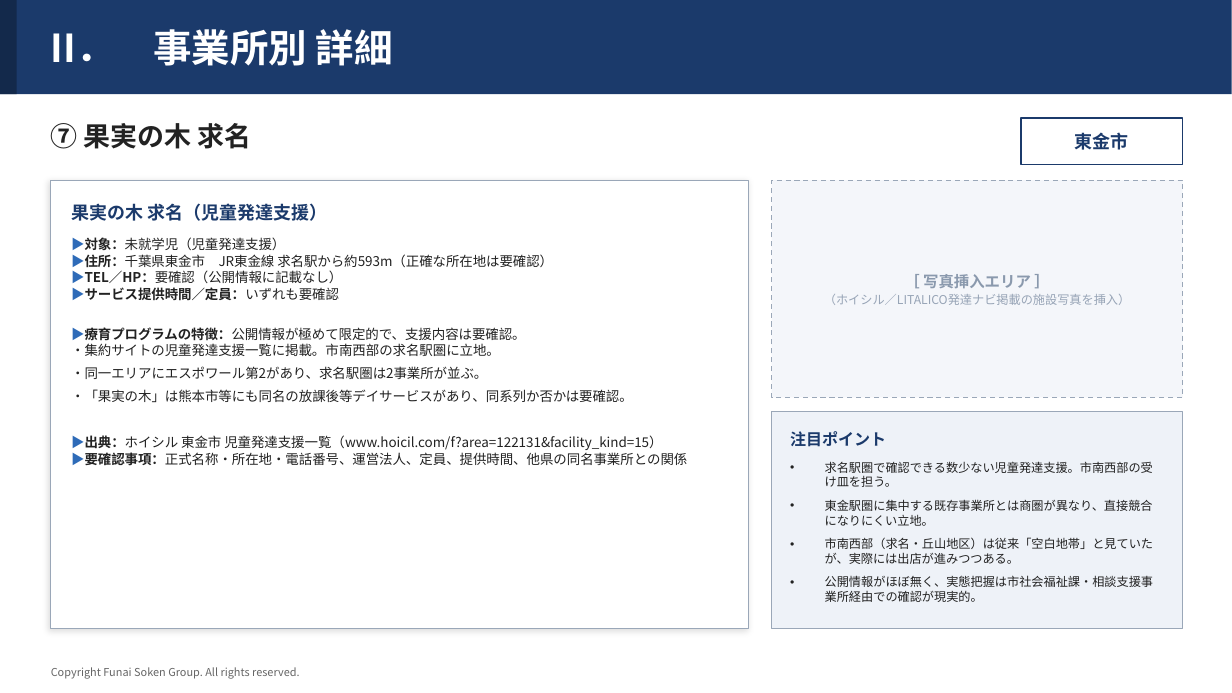
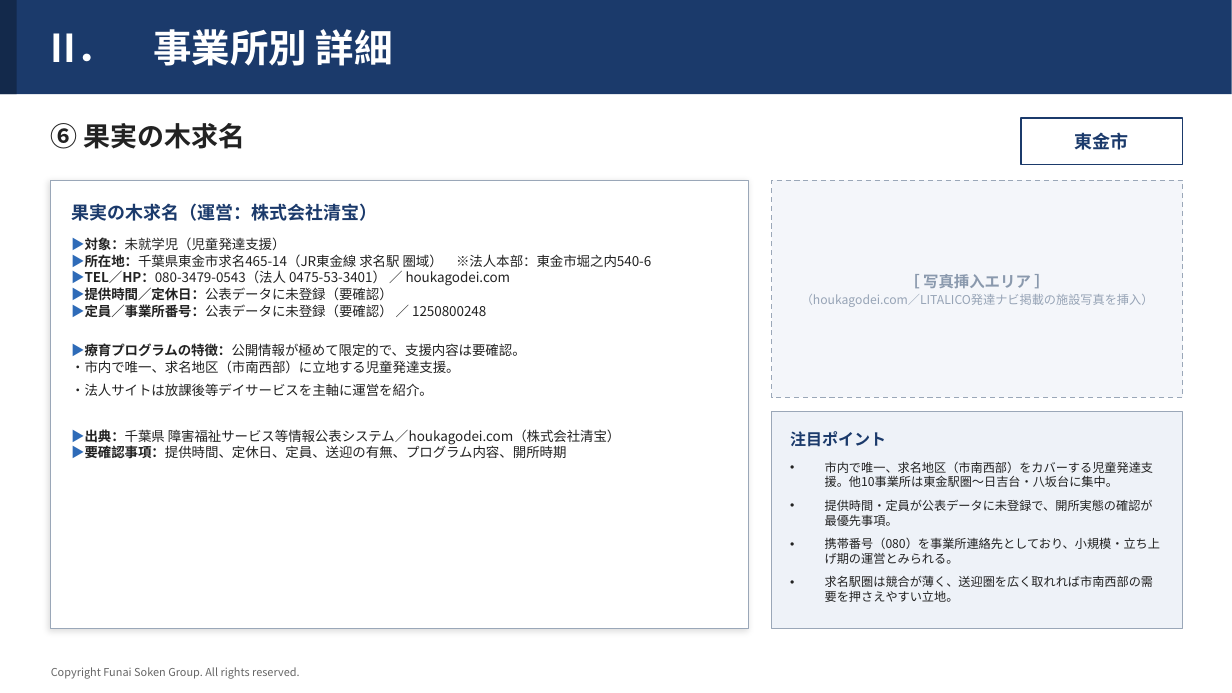
Before and after one commit to efejdjeifienfneafnwaj/-, a slide deck: slide 8 of 東金市_児童発達支援_事業所調査.pptx (slide 9 before the commit). Drawn at 1232x693 pixels with LibreOffice and Linux fonts; fonts in the diff are those of the drawing. Boxes give left, top, right and bottom in pixels: in the first picture for what was removed or moved away, otherwise in the second. Text is boxed around its words. In the diff, an @@ line names an element or a change of style, - is before the commit and + after.

```diff
--- a/東金市_児童発達支援_事業所調査.pptx
+++ b/東金市_児童発達支援_事業所調査.pptx
@@ text at [51, 123, 246, 149]: text changed @@
-⑦ 果実の木 求名
+⑥ 果実の木求名
@@ text at [71, 203, 377, 221]: text changed @@
-果実の木 求名（児童発達支援）
+果実の木求名（運営：株式会社清宝）
@@ text at [71, 254, 651, 318]: text changed @@
-▶住所：千葉県東金市 JR東金線 求名駅から約593m（正確な所在地は要確認）
-▶TEL／HP：要確認（公開情報に記載なし）
-▶サービス提供時間／定員：いずれも要確認
+▶所在地：千葉県東金市求名465-14（JR東金線 求名駅 圏域） ※法人本部：東金市堀之内540-6
+▶TEL／HP：080-3479-0543（法人 0475-53-3401） ／ houkagodei.com
+▶提供時間／定休日：公表データに未登録（要確認）
+▶定員／事業所番号：公表データに未登録（要確認） ／ 1250800248
@@ text in rectangle at [801, 294, 1154, 307]: text changed @@
-（ホイシル／LITALICO発達ナビ掲載の施設写真を挿入）
+（houkagodei.com／LITALICO発達ナビ掲載の施設写真を挿入）
@@ text at [71, 360, 621, 459]: text changed @@
-・集約サイトの児童発達支援一覧に掲載。市南西部の求名駅圏に立地。
-・同一エリアにエスポワール第2があり、求名駅圏は2事業所が並ぶ。
-・「果実の木」は熊本市等にも同名の放課後等デイサービスがあり、同系列か否かは要確認。
-▶出典：ホイシル 東金市 児童発達支援一覧（www.hoicil.com/f?area=122131&facility_kind=15）
-▶要確認事項：正式名称・所在地・電話番号、運営法人、定員、提供時間、他県の同名事業所との関係
+・市内で唯一、求名地区（市南西部）に立地する児童発達支援。
+・法人サイトは放課後等デイサービスを主軸に運営を紹介。
+▶出典：千葉県 障害福祉サービス等情報公表システム／houkagodei.com（株式会社清宝）
+▶要確認事項：提供時間、定休日、定員、送迎の有無、プログラム内容、開所時期
@@ text at [825, 461, 1160, 602]: text changed @@
-• 求名駅圏で確認できる数少ない児童発達支援。市南西部の受け皿を担う。
-• 東金駅圏に集中する既存事業所とは商圏が異なり、直接競合になりにくい立地。
-• 市南西部（求名・丘山地区）は従来「空白地帯」と見ていたが、実際には出店が進みつつある。
-• 公開情報がほぼ無く、実態把握は市社会福祉課・相談支援事業所経由での確認が現実的。
+• 市内で唯一、求名地区（市南西部）をカバーする児童発達支援。他10事業所は東金駅圏〜日吉台・八坂台に集中。
+• 提供時間・定員が公表データに未登録で、開所実態の確認が最優先事項。
+• 携帯番号（080）を事業所連絡先としており、小規模・立ち上げ期の運営とみられる。
+• 求名駅圏は競合が薄く、送迎圏を広く取れれば市南西部の需要を押さえやすい立地。
```
Also in this commit, not shown: 8 other slides changed, 2 slides removed.
